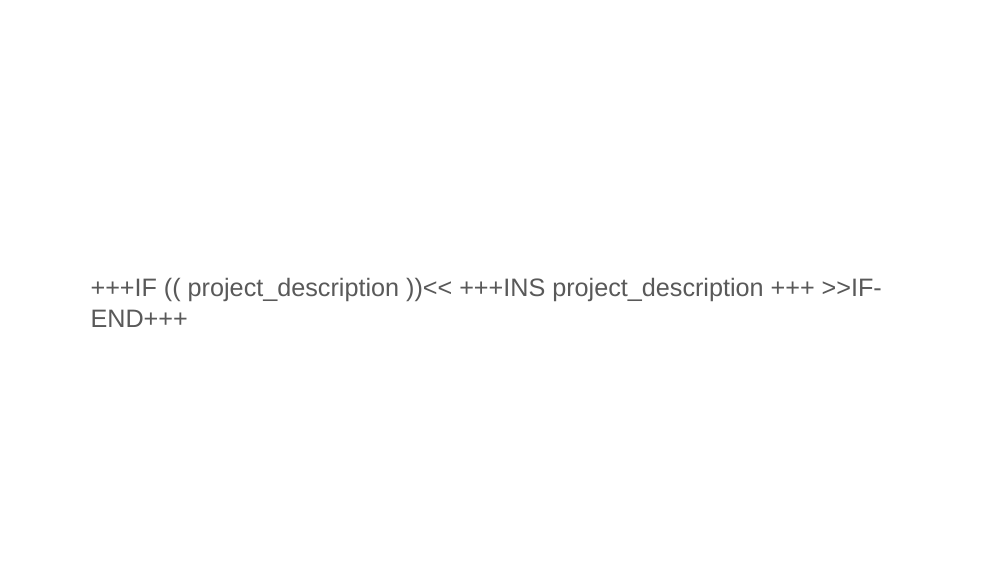
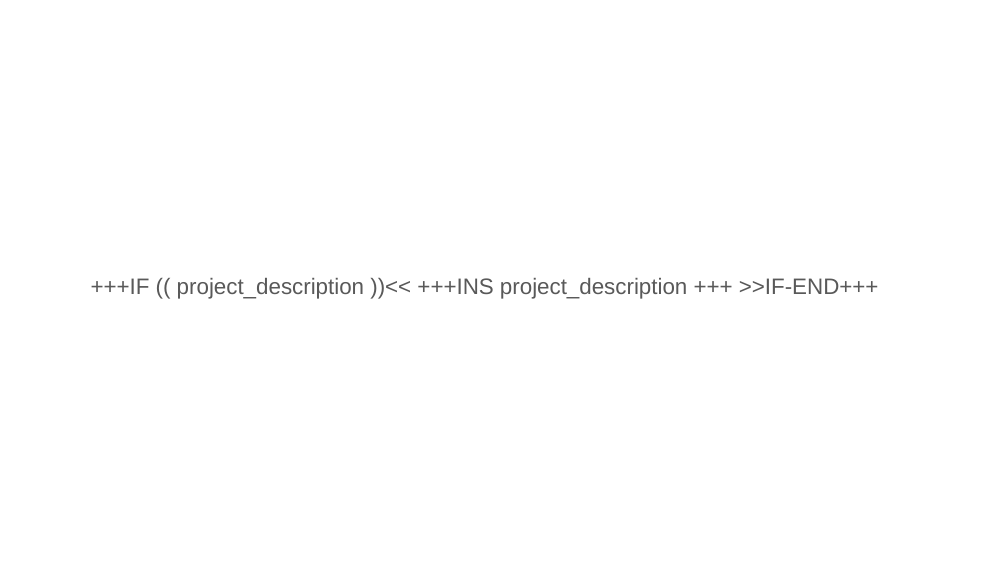
Before and after one commit to GayashanSameera/PythonPPTXGen, a slide deck: slide 3 of input_2.pptx. Drawn at 1008x567 pixels with LibreOffice and Linux fonts; fonts in the diff are those of the drawing. Boxes give left, top, right and bottom in pixels: in the first picture for what was removed or moved away, otherwise in the second. Text is boxed around its words. In the diff, an @@ line names an element or a change of style, - is before the commit and + after.

```diff
--- a/input_2.pptx
+++ b/input_2.pptx
@@ text "+++IF (( project_description ))<< +++INS ..." at box(91, 278, 879, 299): size 18 to 16 pt @@
```
Also in this commit, not shown: 6 other slides changed, 7 other files.
